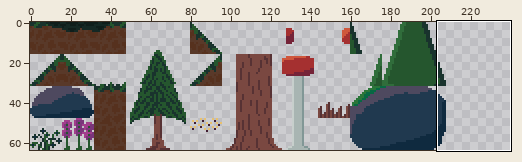
Sprite sheet -- res/tiles/forest/forest_spritesheet.png. Above, an overview of the earlier version with the close-up marked.
Close-up. As it was:
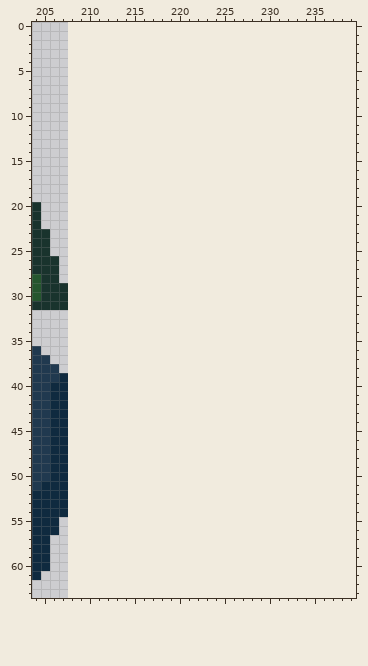
The file is 208x64 pixels. Shown: x 204..239, y 0..63. The old version is drawn lined up with the new one, on the new canvas.
New version:
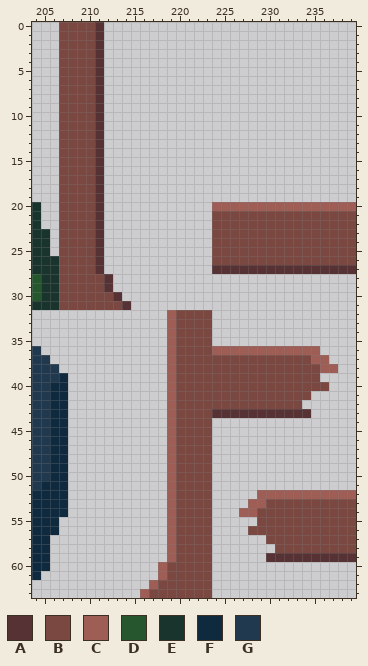
Palette (. is transparent): A #573234  B #7a4841  C #9e5d55  D #25562e  E #19332d  F #0f2a3f  G #20394f
The commit says: I woke up in a new oak log :speaking_head:
Diff:
canvas 208x64 -> 240x64
Changed rows in their new state; - is an unchanged pixel.
first column x 207:
 0 BBBBA----------------------------
 1 BBBBA----------------------------
 2 BBBBA----------------------------
 3 BBBBA----------------------------
 4 BBBBA----------------------------
 5 BBBBA----------------------------
 6 BBBBA----------------------------
 7 BBBBA----------------------------
 8 BBBBA----------------------------
 9 BBBBA----------------------------
10 BBBBA----------------------------
11 BBBBA----------------------------
12 BBBBA----------------------------
13 BBBBA----------------------------
14 BBBBA----------------------------
15 BBBBA----------------------------
16 BBBBA----------------------------
17 BBBBA----------------------------
18 BBBBA----------------------------
19 BBBBA----------------------------
20 BBBBA------------CCCCCCCCCCCCCCCC
21 BBBBA------------BBBBBBBBBBBBBBBB
22 BBBBA------------BBBBBBBBBBBBBBBB
23 BBBBA------------BBBBBBBBBBBBBBBB
24 BBBBA------------BBBBBBBBBBBBBBBB
25 BBBBA------------BBBBBBBBBBBBBBBB
26 BBBBA------------BBBBBBBBBBBBBBBB
27 BBBBA------------AAAAAAAAAAAAAAAA
28 BBBBBA---------------------------
29 BBBBBA---------------------------
30 BBBBBBA--------------------------
31 BBBBBBBA-------------------------
32 ------------CBBBB----------------
33 ------------CBBBB----------------
34 ------------CBBBB----------------
35 ------------CBBBB----------------
36 ------------CBBBBCCCCCCCCCCCC----
37 ------------CBBBBBBBBBBBBBBBCC---
38 ------------CBBBBBBBBBBBBBBBBCC--
39 ------------CBBBBBBBBBBBBBBBB----
40 ------------CBBBBBBBBBBBBBBBBB---
41 ------------CBBBBBBBBBBBBBBB-----
42 ------------CBBBBBBBBBBBBBB------
43 ------------CBBBBAAAAAAAAAAA-----
44 ------------CBBBB----------------
45 ------------CBBBB----------------
46 ------------CBBBB----------------
47 ------------CBBBB----------------
48 ------------CBBBB----------------
49 ------------CBBBB----------------
50 ------------CBBBB----------------
51 ------------CBBBB----------------
52 ------------CBBBB-----CCCCCCCCCCC
53 ------------CBBBB----CCBBBBBBBBBB
54 ------------CBBBB---CCBBBBBBBBBBB
55 ------------CBBBB-----BBBBBBBBBBB
56 ------------CBBBB----BBBBBBBBBBBB
57 ------------CBBBB------BBBBBBBBBB
58 ------------CBBBB-------BBBBBBBBB
59 ------------CBBBB------AAAAAAAAAA
60 -----------CBBBBB----------------
61 -----------CBBBBB----------------
62 ----------CBBBBBB----------------
63 ---------CBBBBBBB----------------
